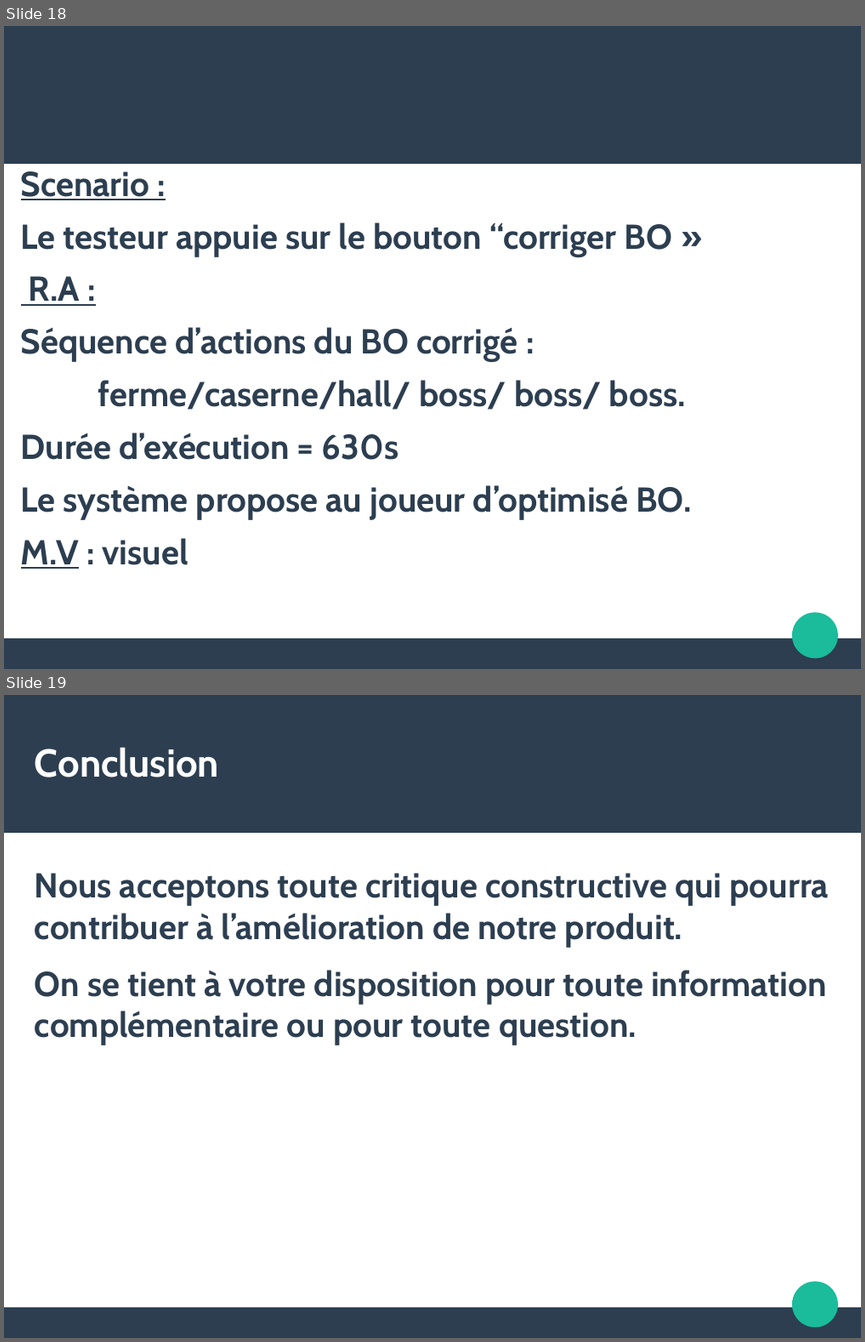
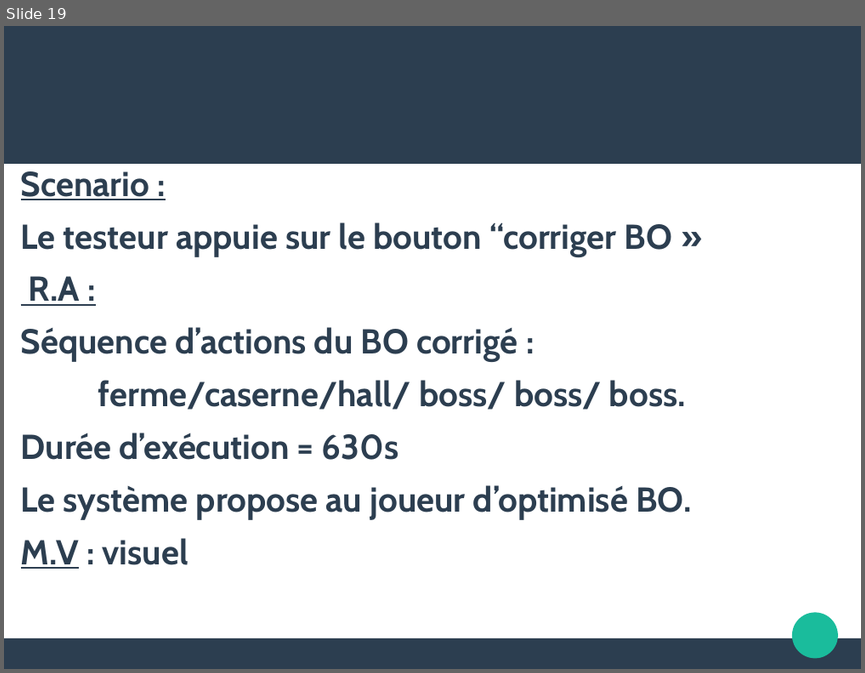
Before and after one commit to natmaurice/tme-il-smartbuilders, a slide deck: IL.odp. Shown one above the other, each under a label of ours: slides 18 and 19 before the commit, slide 19 after it. The pictures are 865x1342 and 865x673 pixels, drawn with LibreOffice and Linux fonts; fonts in the diff are those of the drawing. Boxes give left, top, right and bottom in pixels: in the first picture for what was removed or moved away, otherwise in the second. Text is boxed around its words. In the diff, an @@ line names an element or a change of style, - is before the commit and + after.

```diff
--- a/IL.odp
+++ b/IL.odp
@@ slide 19 removed at box(4, 695, 861, 1338), background #FFFFFF; not listed: 3 template elements that a slide beside it also shows @@
@@ title removed at box(35, 747, 219, 777) @@
-Conclusion
@@ text removed at box(35, 873, 828, 1045) @@
-Nous acceptons toute critique constructive qui pourra contribuer à l’amélioration de notre produit.
-On se tient à votre disposition pour toute information complémentaire ou pour toute question.
@@ what was slide 18 is now slide 19 @@
```
Also in this commit, not shown: 2 slides changed, 2 slides added, 2 other slides removed, 8 other files.
